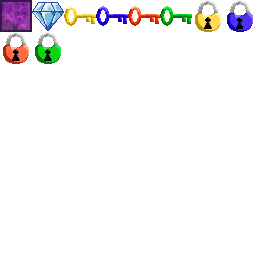
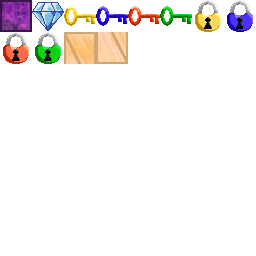
Revision of a layered 256 x 256 image; what changed, layer by layer:
added layer "Pasted Layer #6" above "Pasted Layer #5" over (96, 32, 128, 64)
added layer "Pasted Layer #5" above "Pasted Layer #4" over (64, 32, 96, 64)
